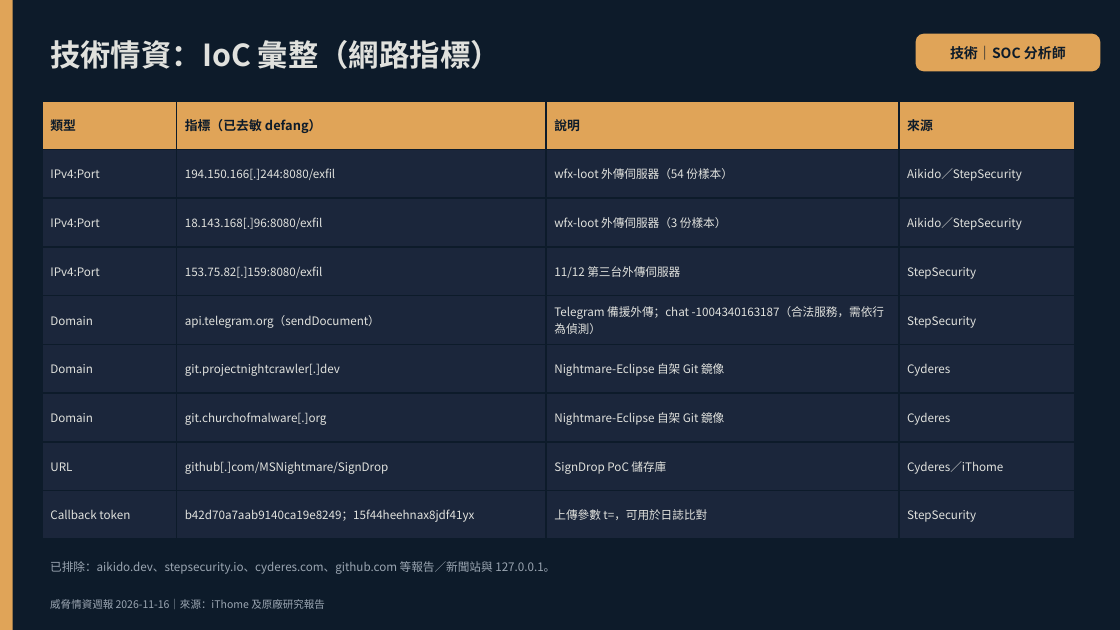
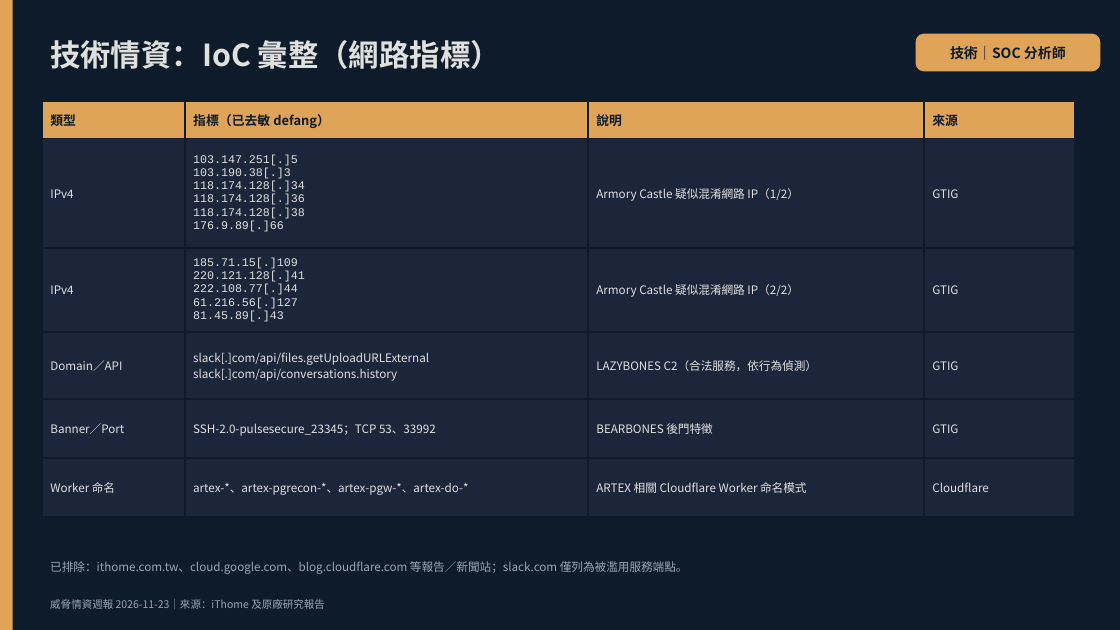
Before and after one commit to fei3363/cdp-tool, a slide deck: slide 10 of threat_intel_report_202611.pptx. Drawn at 1120x630 pixels with LibreOffice and Linux fonts; fonts in the diff are those of the drawing. Boxes give left, top, right and bottom in pixels: in the first picture for what was removed or moved away, otherwise in the second. Text is boxed around its words. In the diff, an @@ line names an element or a change of style, - is before the commit and + after.

```diff
--- a/threat_intel_report_202611.pptx
+++ b/threat_intel_report_202611.pptx
@@ table at bbox=[42, 101, 1075, 499] @@
-row 2: IPv4:Port | 194.150.166[.]244:8080/exfil | wfx-loot 外傳伺服器（54 份樣本） | Aikido／StepSecurity
-row 3: IPv4:Port | 18.143.168[.]96:8080/exfil | wfx-loot 外傳伺服器（3 份樣本） | Aikido／StepSecurity
-row 4: IPv4:Port | 153.75.82[.]159:8080/exfil | 11/12 第三台外傳伺服器 | StepSecurity
-row 5: Domain | api.telegram.org（sendDocument） | Telegram 備援外傳；chat -1004340163187（合法服務，需依行為偵測） | StepSecurity
-row 6: Domain | git.projectnightcrawler[.]dev | Nightmare-Eclipse 自架 Git 鏡像 | Cyderes
-row 7: Domain | git.churchofmalware[.]org | Nightmare-Eclipse 自架 Git 鏡像 | Cyderes
-row 8: URL | github[.]com/MSNightmare/SignDrop | SignDrop PoC 儲存庫 | Cyderes／iThome
-row 9: Callback token | b42d70a7aab9140ca19e8249；15f44heehnax8jdf41yx | 上傳參數 t=，可用於日誌比對 | StepSecurity
+row 2: IPv4 | 103.147.251[.]5 / 103.190.38[.]3 / 118.174.128[.]34 / 118.174.128[.]36 / 118.174.128[.]38 / 176.9.89[.]66 | Armory Castle 疑似混淆網路 IP（1/2） | GTIG
+row 3: IPv4 | 185.71.15[.]109 / 220.121.128[.]41 / 222.108.77[.]44 / 61.216.56[.]127 / 81.45.89[.]43 | Armory Castle 疑似混淆網路 IP（2/2） | GTIG
+row 4: Domain／API | slack[.]com/api/files.getUploadURLExternal / slack[.]com/api/conversations.history | LAZYBONES C2（合法服務，依行為偵測） | GTIG
+row 5: Banner／Port | SSH-2.0-pulsesecure_23345；TCP 53、33992 | BEARBONES 後門特徵 | GTIG
+row 6: Worker 命名 | artex-*、artex-pgrecon-*、artex-pgw-*、artex-do-* | ARTEX 相關 Cloudflare Worker 命名模式 | Cloudflare
@@ text at bbox=[50, 561, 688, 574]: text changed @@
-已排除：aikido.dev、stepsecurity.io、cyderes.com、github.com 等報告／新聞站與 127.0.0.1。
+已排除：ithome.com.tw、cloud.google.com、blog.cloudflare.com 等報告／新聞站；slack.com 僅列為被濫用服務端點。
@@ text at bbox=[50, 599, 325, 609]: text changed @@
-威脅情資週報 2026-11-16｜來源：iThome 及原廠研究報告
+威脅情資週報 2026-11-23｜來源：iThome 及原廠研究報告
```
Also in this commit, not shown: 12 other slides changed, 1 other file.
